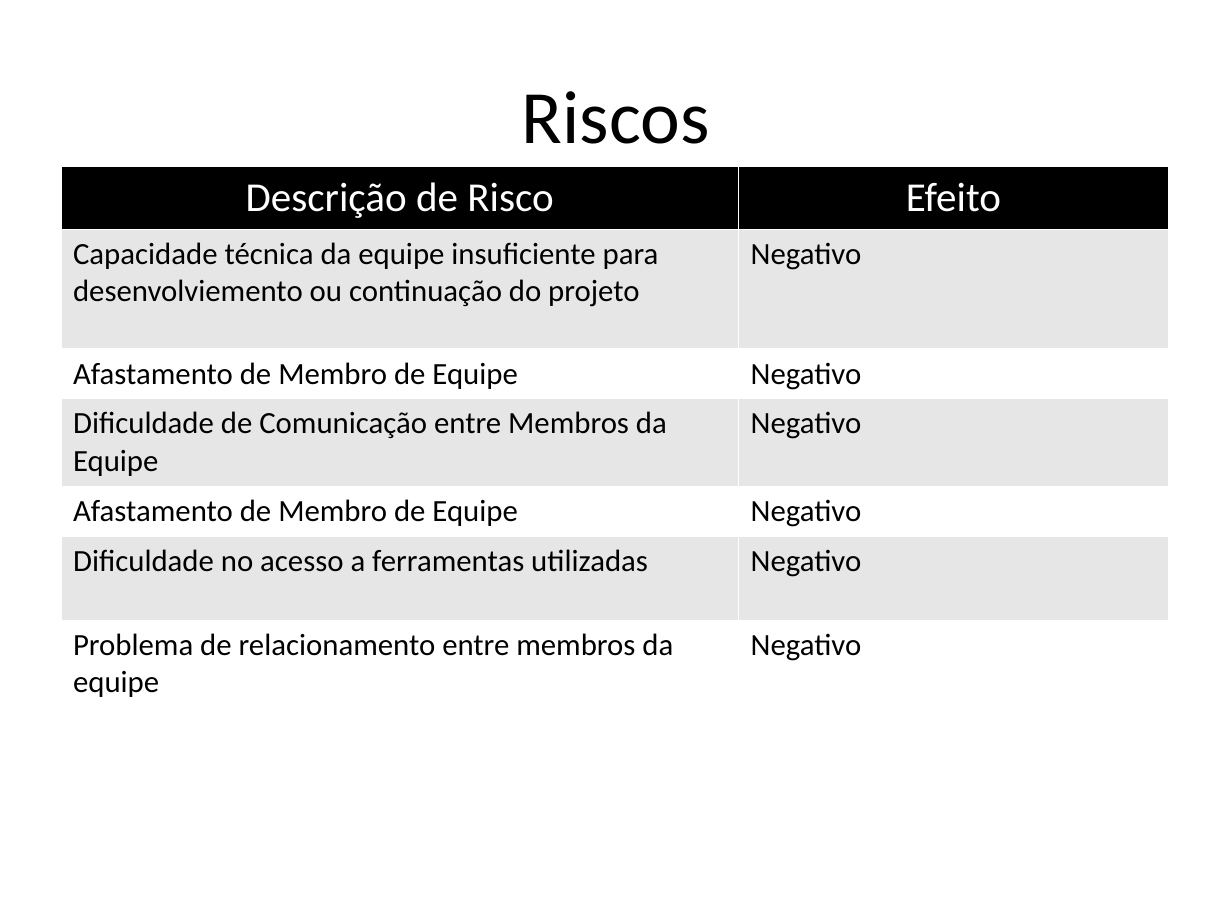
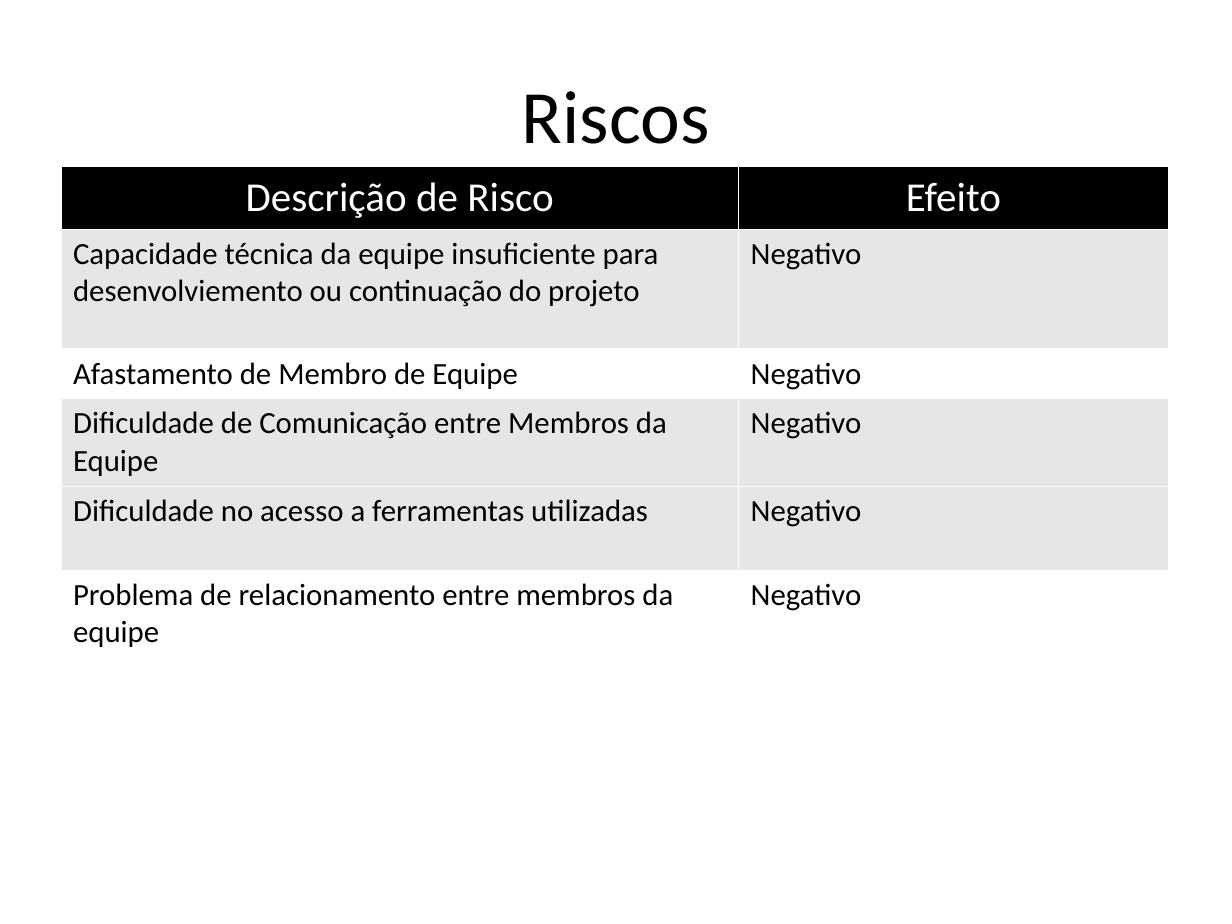
Before and after one commit to AjudeMais/ajudeMais-Projeto, a slide deck: slide 16 of Projeto-AjudeMais/000-Gerência de Projeto/PPJ-Plano de Projeto.pptx. Drawn at 1232x924 pixels with LibreOffice and Linux fonts; fonts in the diff are those of the drawing. Boxes give left, top, right and bottom in pixels: in the first picture for what was removed or moved away, otherwise in the second. Text is boxed around its words. In the diff, an @@ line names an element or a change of style, - is before the commit and + after.

```diff
--- a/Projeto-AjudeMais/000-Gerência de Projeto/PPJ-Plano de Projeto.pptx
+++ b/Projeto-AjudeMais/000-Gerência de Projeto/PPJ-Plano de Projeto.pptx
@@ table at (60,166,1168,694) @@
-row 5: Afastamento de Membro de Equipe | Negativo
```
Also in this commit, not shown: 3 other slides changed, 22 other files.
